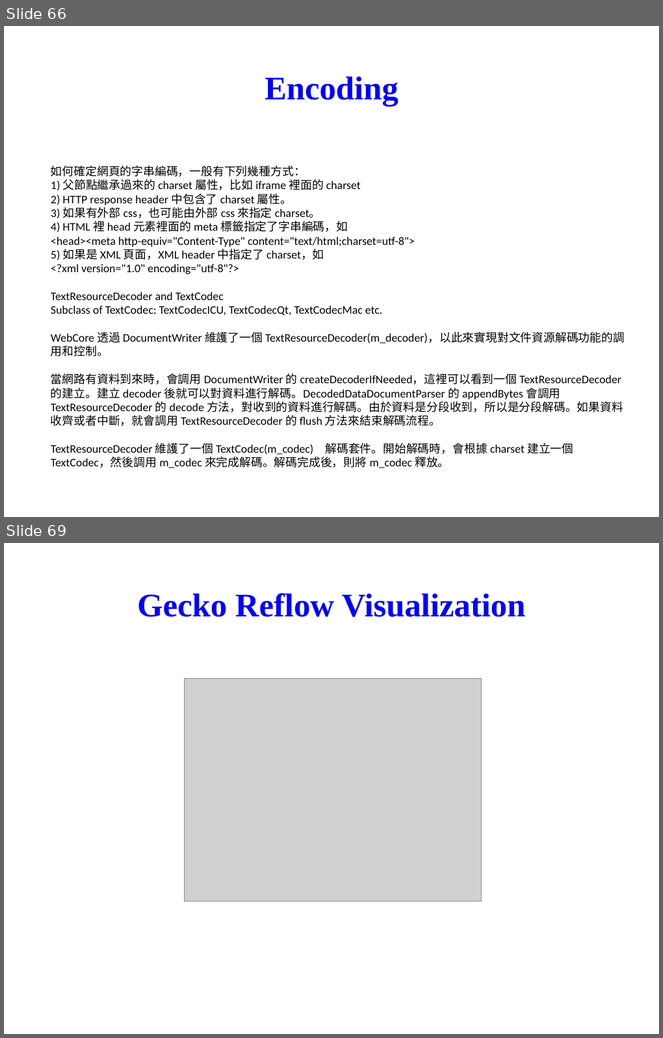
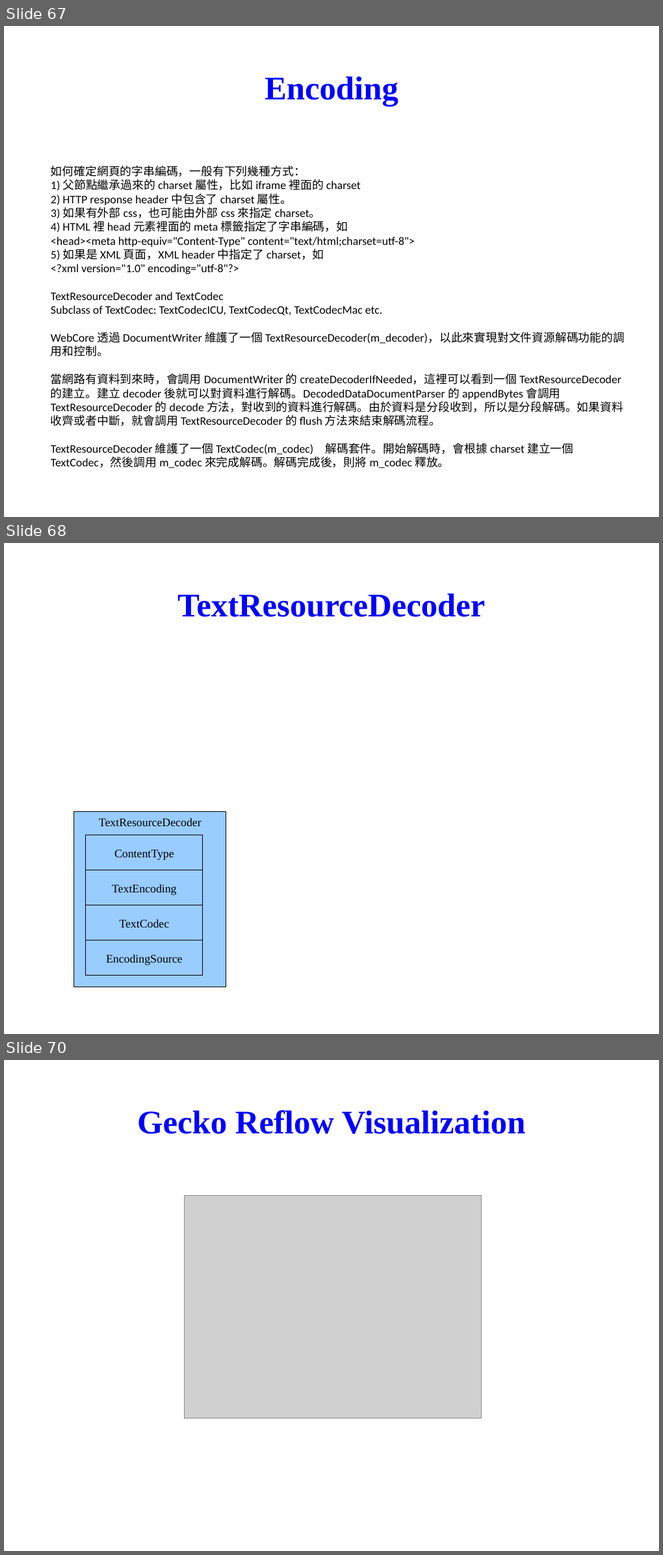
Before and after one commit to tsaicw/browser_research, a slide deck: WebKit/WebKit.odp. Shown one above the other, each under a label of ours: slides 66 and 69 before the commit, slides 67, 68 and 70 after it; the slides between them are not shown. The pictures are 663x1038 and 663x1555 pixels, drawn with LibreOffice and Linux fonts; fonts in the diff are those of the drawing; grey boxes stand for pictures; background and template pictures are left out. Boxes give left, top, right and bottom in pixels: in the first picture for what was removed or moved away, otherwise in the second. Text is boxed around its words. In the diff, an @@ line names an element or a change of style, - is before the commit and + after.

Commit message:
[WebKit]   Create the "HTMLElementFactory & HTMLNames" page.   Modify the TextResourceDecoder and TextCodec pages.

```diff
--- a/WebKit/WebKit.odp
+++ b/WebKit/WebKit.odp
@@ slide 68 added at (4, 543, 659, 1034), background picture (left out) @@
@@ title added at (178, 593, 485, 617), 40 pt, text #0000FF, bold @@
+TextResourceDecoder
@@ rectangle added at (74, 812, 226, 988), fill #99CCFF, outline #000000 0 pt, 14 pt, text #000000 @@
+TextResourceDecoder
@@ rectangle added at (86, 835, 203, 871), fill #99CCFF, outline #000000 0 pt, 14 pt, text #000000 @@
+ContentType
@@ rectangle added at (86, 871, 203, 906), fill #99CCFF, outline #000000 0 pt, 14 pt, text #000000 @@
+TextEncoding
@@ rectangle added at (86, 906, 203, 941), fill #99CCFF, outline #000000 0 pt, 14 pt, text #000000 @@
+TextCodec
@@ rectangle added at (86, 941, 203, 976), fill #99CCFF, outline #000000 0 pt, 14 pt, text #000000 @@
+EncodingSource
@@ what was slide 66 is now slide 67 @@
@@ what was slide 69 is now slide 70 @@
```
Also in this commit, not shown: 4 slides changed, 2 other slides added, 2 slides removed.
